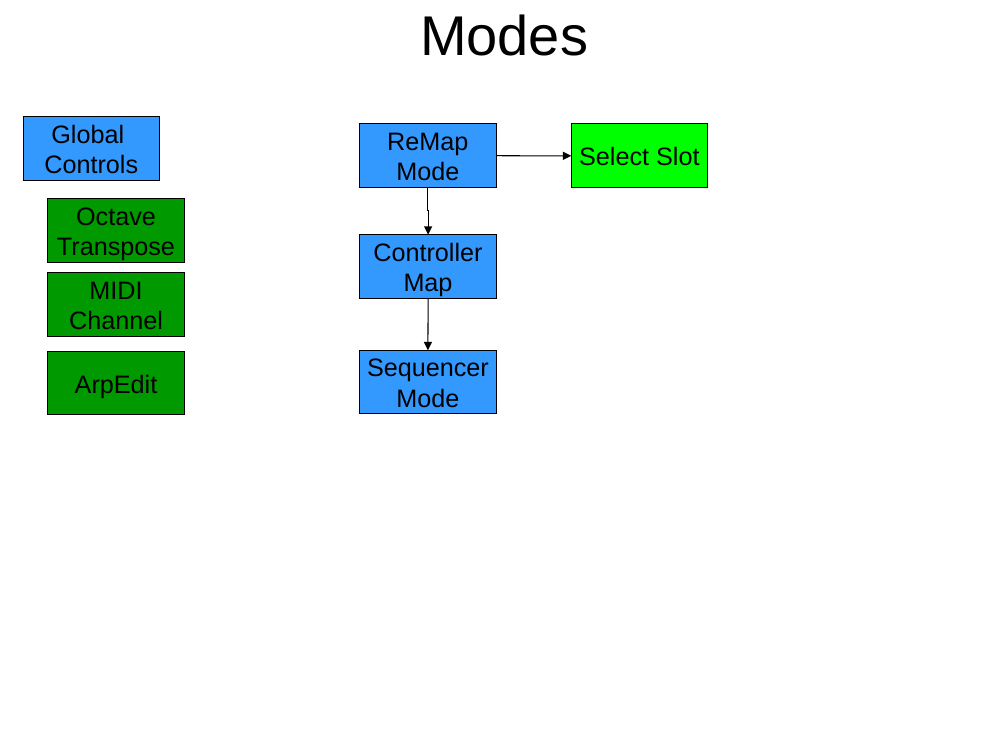
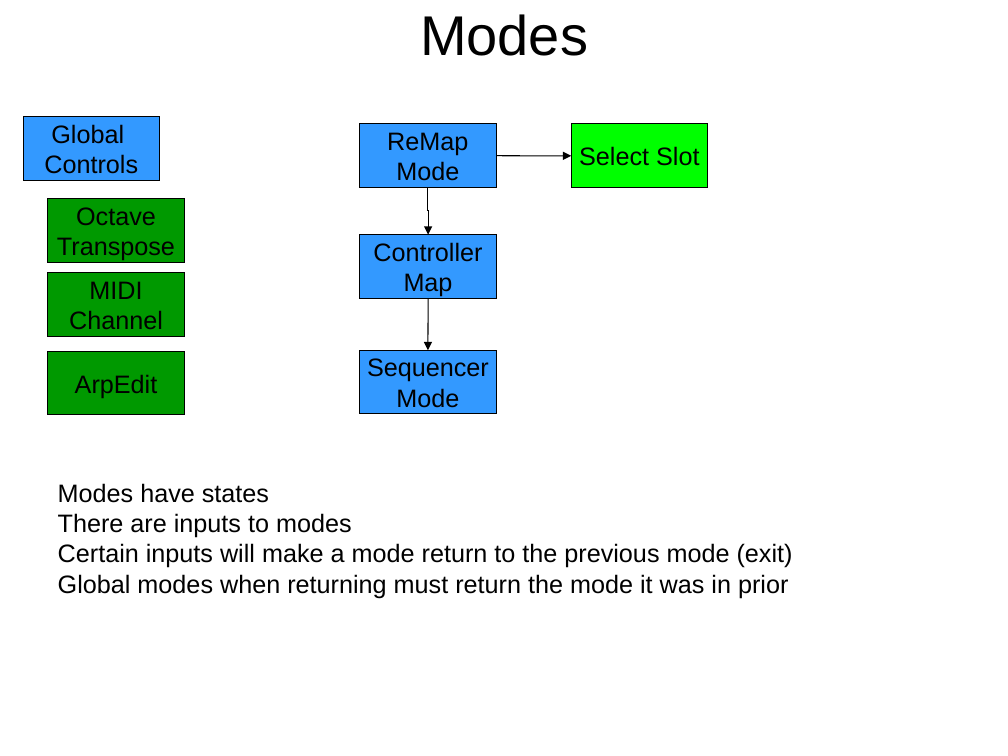
Before and after one commit to AdrianGin/NovationLaunchkey, a slide deck: slide 8 of res/TechDiagram.ppt. Drawn at 1008x756 pixels with LibreOffice and Linux fonts; fonts in the diff are those of the drawing. Boxes give left, top, right and bottom in pixels: in the first picture for what was removed or moved away, otherwise in the second. Text is boxed around its words. In the diff, an @@ line names an element or a change of style, - is before the commit and + after.

```diff
--- a/res/TechDiagram.ppt
+++ b/res/TechDiagram.ppt
@@ text added at box(58, 483, 793, 598), 18 pt, text #000000 @@
+Modes have states
+There are inputs to modes
+Certain inputs will make a mode return to the previous mode (exit)
+Global modes when returning must return the mode it was in prior
```
Also in this commit, not shown: 2 other files.
